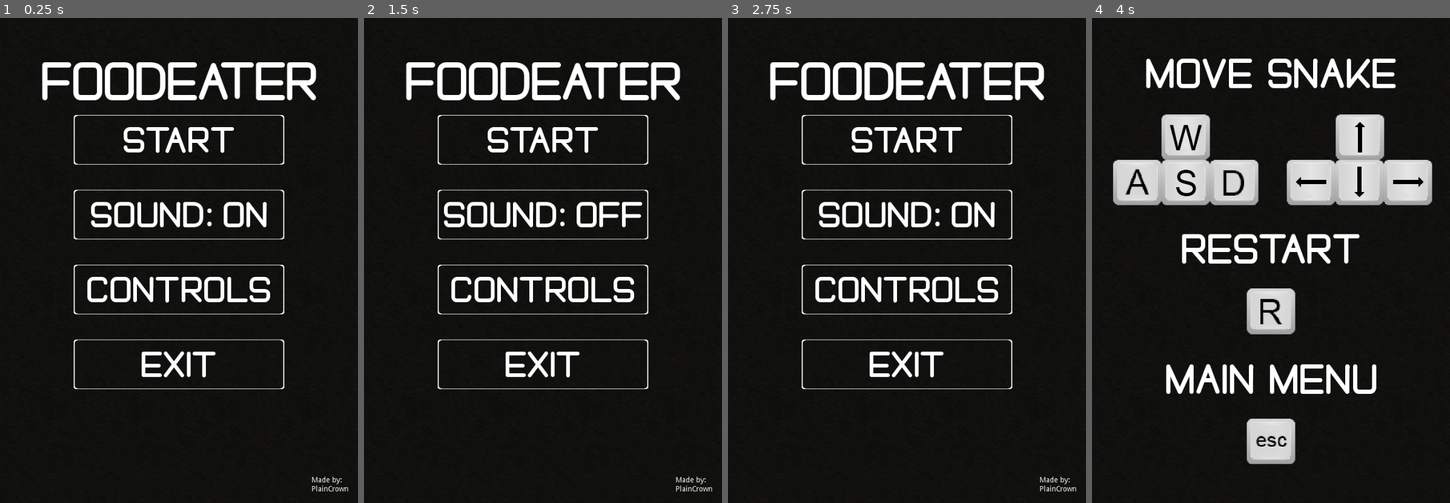
Above: before the commit, frames 1-4 (left to right).
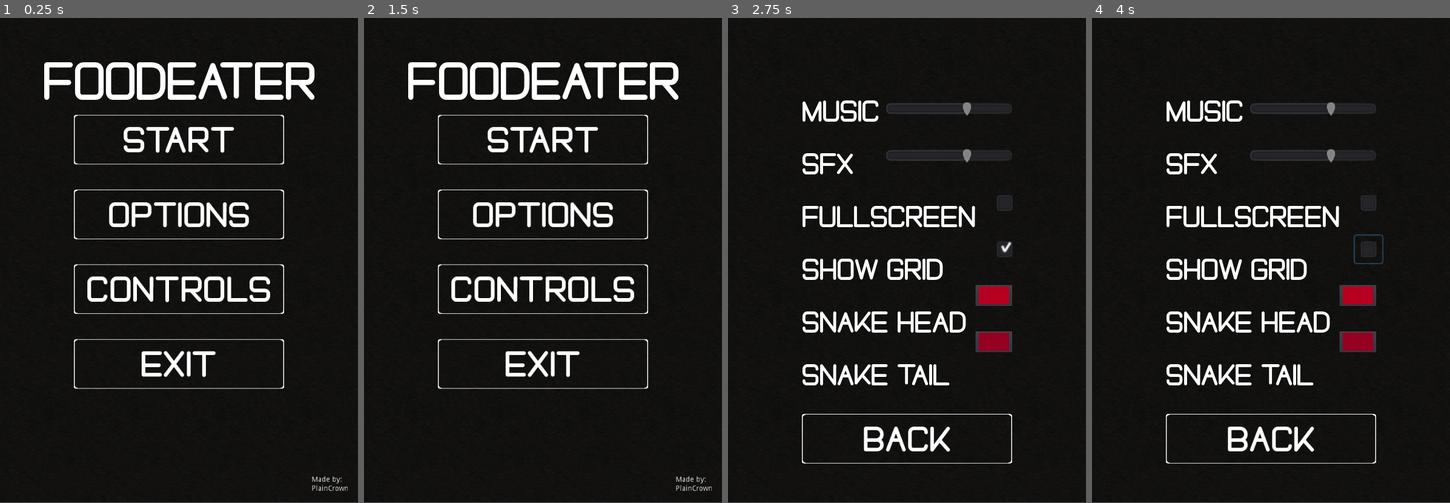
Above: after the commit, the same moments.

Repository: PlainCrown/foodeater
Game: Godot game, scene res://Scenes/MainMenu.tscn
The game is run twice, just before and just after one commit, with the same random seed, the same clock (stepped at 60 frames per second) and the same inputs. Sound files missing from this copy of the repository are replaced by a short silence.
Inputs (mouse positions are in pixels of both pictures, inside the frame that each line leads up to):
- Up to frame 1 (0.25 s): no input
- Up to frame 2 (1.5 s): click (543, 216) at 0.52 s; click (543, 439) at 1.27 s
- Up to frame 3 (2.75 s): click (907, 216) at 2.02 s
- Up to frame 4 (4 s): click (1271, 289) at 2.77 s; click (1367, 250) at 3.52 s
In our replay, the window is 591x800 before the commit and 591x799 after it. These sizes can differ from the game's own. Grey fills any space a smaller window leaves; there, only what the larger window draws over its background counts as a difference.

The runs differ from the first frame. In frame 1, 4.4% of the frame differs, in the area x 11-98%, y 9-98%; in frame 2, 4.7%; in frame 3, 14%; in frame 4, 22%, in the area x 5-96%, y 8-92%.

Commit message:
Added options menu

Diff:
--- /dev/null
+++ b/Assets/UI/label_font_theme.tres
@@ -0,0 +1,12 @@
+[gd_resource type="Theme" load_steps=3 format=2]
+
+[ext_resource path="res://Assets/Fonts/FREELAH.otf" type="DynamicFontData" id=1]
+
+[sub_resource type="DynamicFont" id=1]
+size = 56
+extra_spacing_top = 20
+extra_spacing_bottom = 20
+font_data = ExtResource( 1 )
+
+[resource]
+Label/fonts/font = SubResource( 1 )
--- a/Scenes/Frog.tscn
+++ b/Scenes/Frog.tscn
@@ -16,6 +16,6 @@
 shape = SubResource( 1 )
 
 [node name="FrogTimer" type="Timer" parent="."]
-wait_time = 4.0
+wait_time = 4.2
 one_shot = true
 [connection signal="timeout" from="FrogTimer" to="." method="_on_FrogTimer_timeout"]
--- a/Scenes/Game.tscn
+++ b/Scenes/Game.tscn
@@ -6,7 +6,8 @@
 [ext_resource path="res://Scenes/FoodArea.tscn" type="PackedScene" id=4]
 [ext_resource path="res://Scenes/Frog.tscn" type="PackedScene" id=5]
 [ext_resource path="res://Scenes/UI.tscn" type="PackedScene" id=6]
-[ext_resource path="res://Scenes/SnakeBody.tscn" type="PackedScene" id=7]
+[ext_resource path="res://Assets/Sound/eat.wav" type="AudioStream" id=7]
+[ext_resource path="res://Scenes/SnakeBody.tscn" type="PackedScene" id=8]
 
 [node name="Game" type="Node2D"]
 script = ExtResource( 1 )
@@ -93,7 +94,10 @@
 [node name="ResetTimer" type="Timer" parent="."]
 one_shot = true
 
-[node name="SnakeBody" parent="." instance=ExtResource( 7 )]
+[node name="AudioStreamPlayer" type="AudioStreamPlayer" parent="."]
+stream = ExtResource( 7 )
+
+[node name="SnakeBody" parent="." instance=ExtResource( 8 )]
 position = Vector2( 120, 320 )
 [connection signal="area_entered" from="FoodArea" to="SnakeBody" method="_on_FoodArea_area_entered"]
 [connection signal="timeout" from="ResetTimer" to="." method="_on_ResetTimer_timeout"]
--- a/Scenes/MainMenu.tscn
+++ b/Scenes/MainMenu.tscn
@@ -3,16 +3,16 @@
 [ext_resource path="res://Scripts/MainMenu.gd" type="Script" id=1]
 [ext_resource path="res://Assets/Backgrounds/MenuBackground.png" type="Texture" id=2]
 [ext_resource path="res://Assets/UI/start_image.png" type="Texture" id=3]
-[ext_resource path="res://Assets/UI/sound_on_image.png" type="Texture" id=4]
-[ext_resource path="res://Assets/UI/sound_off_image.png" type="Texture" id=5]
-[ext_resource path="res://Assets/UI/controls_image.png" type="Texture" id=6]
-[ext_resource path="res://Assets/UI/exit_image.png" type="Texture" id=7]
-[ext_resource path="res://Assets/Fonts/FREELAH.otf" type="DynamicFontData" id=8]
-[ext_resource path="res://Assets/UI/SnakeControls.png" type="Texture" id=9]
+[ext_resource path="res://Assets/UI/options_image.png" type="Texture" id=4]
+[ext_resource path="res://Assets/UI/controls_image.png" type="Texture" id=5]
+[ext_resource path="res://Assets/UI/exit_image.png" type="Texture" id=6]
+[ext_resource path="res://Assets/Fonts/FREELAH.otf" type="DynamicFontData" id=7]
+[ext_resource path="res://Assets/UI/SnakeControls.png" type="Texture" id=8]
+[ext_resource path="res://Assets/UI/back_image.png" type="Texture" id=9]
 
 [sub_resource type="DynamicFont" id=1]
 size = 100
-font_data = ExtResource( 8 )
+font_data = ExtResource( 7 )
 
 [node name="MainMenu" type="Control"]
 anchor_right = 1.0
@@ -41,25 +41,24 @@
 margin_bottom = 138.0
 texture_normal = ExtResource( 3 )
 
-[node name="Sound" type="TextureButton" parent="MarginContainer/VBoxContainer"]
+[node name="Options" type="TextureButton" parent="MarginContainer/VBoxContainer"]
 margin_top = 142.0
 margin_right = 400.0
 margin_bottom = 280.0
 toggle_mode = true
 texture_normal = ExtResource( 4 )
-texture_pressed = ExtResource( 5 )
 
 [node name="Controls" type="TextureButton" parent="MarginContainer/VBoxContainer"]
 margin_top = 284.0
 margin_right = 400.0
 margin_bottom = 422.0
-texture_normal = ExtResource( 6 )
+texture_normal = ExtResource( 5 )
 
 [node name="Exit" type="TextureButton" parent="MarginContainer/VBoxContainer"]
 margin_top = 426.0
 margin_right = 400.0
 margin_bottom = 564.0
-texture_normal = ExtResource( 7 )
+texture_normal = ExtResource( 6 )
 
 [node name="Snake" type="Label" parent="."]
 margin_left = 16.0
@@ -85,11 +84,23 @@
 visible = false
 margin_right = 40.0
 margin_bottom = 40.0
-texture = ExtResource( 9 )
+texture = ExtResource( 8 )
+__meta__ = {
+"_edit_lock_": true
+}
+
+[node name="ControlsBack" type="TextureButton" parent="."]
+visible = false
+margin_left = 140.0
+margin_top = 730.0
+margin_right = 540.0
+margin_bottom = 868.0
+texture_normal = ExtResource( 9 )
 __meta__ = {
 "_edit_lock_": true
 }
 [connection signal="pressed" from="MarginContainer/VBoxContainer/Start" to="." method="_on_Start_pressed"]
-[connection signal="toggled" from="MarginContainer/VBoxContainer/Sound" to="." method="_on_Sound_toggled"]
+[connection signal="pressed" from="MarginContainer/VBoxContainer/Options" to="." method="_on_Options_pressed"]
 [connection signal="pressed" from="MarginContainer/VBoxContainer/Controls" to="." method="_on_Controls_pressed"]
 [connection signal="pressed" from="MarginContainer/VBoxContainer/Exit" to="." method="_on_Exit_pressed"]
+[connection signal="pressed" from="ControlsBack" to="." method="_on_ControlsBack_pressed"]
--- /dev/null
+++ b/Scenes/Options.tscn
@@ -0,0 +1,163 @@
+[gd_scene load_steps=6 format=2]
+
+[ext_resource path="res://Scripts/Options.gd" type="Script" id=1]
+[ext_resource path="res://Assets/Backgrounds/MenuBackground.png" type="Texture" id=2]
+[ext_resource path="res://Assets/UI/label_font_theme.tres" type="Theme" id=3]
+[ext_resource path="res://Assets/UI/back_image.png" type="Texture" id=4]
+[ext_resource path="res://Assets/Sound/eat.wav" type="AudioStream" id=5]
+
+[node name="Options" type="Control"]
+anchor_right = 1.0
+anchor_bottom = 1.0
+script = ExtResource( 1 )
+
+[node name="TextureRect" type="TextureRect" parent="."]
+margin_right = 40.0
+margin_bottom = 40.0
+texture = ExtResource( 2 )
+__meta__ = {
+"_edit_lock_": true
+}
+
+[node name="MarginContainer" type="MarginContainer" parent="."]
+margin_left = 140.0
+margin_top = 130.0
+margin_right = 540.0
+__meta__ = {
+"_edit_group_": true,
+"_edit_lock_": true
+}
+
+[node name="VBoxContainer" type="VBoxContainer" parent="MarginContainer"]
+margin_right = 400.0
+margin_bottom = 672.0
+
+[node name="MusicLabel" type="Label" parent="MarginContainer/VBoxContainer"]
+margin_right = 400.0
+margin_bottom = 85.0
+theme = ExtResource( 3 )
+text = "Music"
+
+[node name="SFXLabel" type="Label" parent="MarginContainer/VBoxContainer"]
+margin_top = 89.0
+margin_right = 400.0
+margin_bottom = 174.0
+theme = ExtResource( 3 )
+text = "SFX"
+
+[node name="FullscreenLabel" type="Label" parent="MarginContainer/VBoxContainer"]
+margin_top = 178.0
+margin_right = 400.0
+margin_bottom = 263.0
+theme = ExtResource( 3 )
+text = "Fullscreen"
+
+[node name="ShowGridLabel" type="Label" parent="MarginContainer/VBoxContainer"]
+margin_top = 267.0
+margin_right = 400.0
+margin_bottom = 352.0
+theme = ExtResource( 3 )
+text = "Show grid"
+
+[node name="HeadLabel" type="Label" parent="MarginContainer/VBoxContainer"]
+margin_top = 356.0
+margin_right = 400.0
+margin_bottom = 441.0
+theme = ExtResource( 3 )
+text = "Snake head "
+
+[node name="TailLabel" type="Label" parent="MarginContainer/VBoxContainer"]
+margin_top = 445.0
+margin_right = 400.0
+margin_bottom = 530.0
+theme = ExtResource( 3 )
+text = "Snake tail"
+
+[node name="BackButton" type="TextureButton" parent="MarginContainer/VBoxContainer"]
+margin_top = 534.0
+margin_right = 400.0
+margin_bottom = 672.0
+texture_normal = ExtResource( 4 )
+
+[node name="MusicSlider" type="HSlider" parent="."]
+margin_left = 300.0
+margin_top = 156.0
+margin_right = 420.0
+margin_bottom = 172.0
+rect_min_size = Vector2( 120, 16 )
+rect_scale = Vector2( 2, 2 )
+min_value = -40.0
+max_value = 5.0
+value = -10.0
+__meta__ = {
+"_edit_lock_": true
+}
+
+[node name="SFXSlider" type="HSlider" parent="."]
+margin_left = 300.0
+margin_top = 245.0
+margin_right = 420.0
+margin_bottom = 261.0
+rect_min_size = Vector2( 120, 16 )
+rect_scale = Vector2( 2, 2 )
+min_value = -50.0
+max_value = -5.0
+value = -20.0
+ticks_on_borders = true
+__meta__ = {
+"_edit_lock_": true
+}
+
+[node name="FullscreenCheck" type="CheckBox" parent="."]
+margin_left = 499.0
+margin_top = 325.0
+margin_right = 523.0
+margin_bottom = 349.0
+rect_scale = Vector2( 2.2, 2.2 )
+__meta__ = {
+"_edit_lock_": true
+}
+
+[node name="ShowGridCheck" type="CheckBox" parent="."]
+margin_left = 499.0
+margin_top = 413.0
+margin_right = 523.0
+margin_bottom = 437.0
+rect_scale = Vector2( 2.2, 2.2 )
+pressed = true
+__meta__ = {
+"_edit_lock_": true
+}
+
+[node name="HeadColor" type="ColorPickerButton" parent="."]
+margin_left = 470.0
+margin_top = 507.0
+margin_right = 540.0
+margin_bottom = 547.0
+rect_min_size = Vector2( 70, 40 )
+color = Color( 0.72, 0, 0.13, 1 )
+__meta__ = {
+"_edit_lock_": true
+}
+
+[node name="TailColor" type="ColorPickerButton" parent="."]
+margin_left = 470.0
+margin_top = 595.0
+margin_right = 540.0
+margin_bottom = 635.0
+rect_min_size = Vector2( 70, 40 )
+color = Color( 0.59, 0, 0.13, 1 )
+__meta__ = {
+"_edit_lock_": true
+}
+
+[node name="AudioStreamPlayer" type="AudioStreamPlayer" parent="."]
+stream = ExtResource( 5 )
+[connection signal="pressed" from="MarginContainer/VBoxContainer/BackButton" to="." method="_on_BackButton_pressed"]
+[connection signal="value_changed" from="MusicSlider" to="." method="_on_MusicSlider_value_changed"]
+[connection signal="value_changed" from="SFXSlider" to="." method="_on_SFXSlider_value_changed"]
+[connection signal="toggled" from="FullscreenCheck" to="." method="_on_FullscreenCheck_toggled"]
+[connection signal="toggled" from="ShowGridCheck" to="." method="_on_ShowGridCheck_toggled"]
+[connection signal="color_changed" from="HeadColor" to="." method="_on_HeadColor_color_changed"]
+[connection signal="color_changed" from="TailColor" to="." method="_on_TailColor_color_changed"]
+[connection signal="finished" from="AudioStreamPlayer" to="." method="_on_AudioStreamPlayer_finished"]
--- a/Scenes/Tail.tscn
+++ b/Scenes/Tail.tscn
@@ -1,7 +1,7 @@
 [gd_scene load_steps=4 format=2]
 
 [ext_resource path="res://Scripts/Tail.gd" type="Script" id=1]
-[ext_resource path="res://Assets/Sprites/TailBody.png" type="Texture" id=2]
+[ext_resource path="res://Assets/Sprites/SnakeBody.png" type="Texture" id=2]
 
 [sub_resource type="RectangleShape2D" id=1]
 extents = Vector2( 2, 2 )
--- a/Scripts/Autoload.gd
+++ b/Scripts/Autoload.gd
@@ -9,19 +9,26 @@
 const NORMAL = 3.5
 const FAST = 4.5
 
+var music_volume: int = -10 setget music_volume_change
+var sfx_volume: int = -20 setget sfx_volume_change
+var fullscreen: bool = false
+var show_grid: bool = true
+var head_color: Color = Color(0.72, 0, 0.13, 1) setget head_color_change
+var tail_color: Color = Color(0.59, 0, 0.13, 1) setget tail_color_change
+
 var tile_size := 40
 var snake_speed := NORMAL
 var best_score := 0
 var obstacles := false
 var just_started := true
 var moving := true
-var tail_scale := 0.999
+var tail_scale := 0.998
 var sound := true setget music_switch
 var music_player := AudioStreamPlayer.new()
 var all_last_pos := []
 var all_current_pos := []
 var all_next_pos := []
-# this variable helps SnakeBody.gd tell default nodes apart from tail nodes that get added later
+# this variable helps SnakeBody.gd tell default nodes apart from the tail nodes that are added later
 var default_node_count = null
 
 
@@ -29,7 +36,7 @@
 	# adds and starts a music player that persists through scene changes
 	get_viewport().get_node("/root").call_deferred("add_child", music_player)
 	music_player.stream = music_file
-	music_player.volume_db = -14
+	music_player.volume_db = music_volume
 	music_player.play()
 
 
@@ -40,3 +47,28 @@
 		music_player.play()
 	else:
 		music_player.stop()
+
+
+func music_volume_change(value: int) -> void:
+	"""Stores and adjusts the music volume setting."""
+	music_volume = value
+	if music_volume == -40:
+		music_volume = -1000
+	music_player.volume_db = music_volume
+
+
+func sfx_volume_change(value: int) -> void:
+	"""Stores and adjusts the sound effect volume setting."""
+	sfx_volume = value
+	if sfx_volume == -50:
+		sfx_volume = -1000
+
+
+func head_color_change(new_color: Color) -> void:
+	"""Stores and adjusts the color of the snake's head."""
+	head_color = new_color
+
+
+func tail_color_change(new_color: Color) -> void:
+	"""Stores and adjusts the color of the snake's tail."""
+	tail_color = new_color
--- a/Scripts/Frog.gd
+++ b/Scripts/Frog.gd
@@ -11,7 +11,7 @@
 var last_pos = null
 
 
-func _ready():
+func _ready() -> void:
 	visible = false
 	frog_collision.disabled = true
 
@@ -24,8 +24,8 @@
 		UI.add_points(name)
 
 
-func spawn_attempt():
-	var random = rand_range(0, 100)
+func spawn_attempt() -> void:
+	var random := rand_range(0, 100)
 	if random < 7:
 		spawn()
 
@@ -46,6 +46,6 @@
 	frog_timer.start()
 
 
-func _on_FrogTimer_timeout():
+func _on_FrogTimer_timeout() -> void:
 	frog_collision.disabled = true
 	visible = false
--- a/Scripts/Game.gd
+++ b/Scripts/Game.gd
@@ -7,6 +7,9 @@
 onready var UI := $UI
 onready var reset_timer := $ResetTimer
 onready var frog := $Frog
+onready var audio_player := $AudioStreamPlayer
+
+const EAT_SOUND = preload("res://Assets/Sound/eat.wav")
 
 var just_reset := false
 var tail_scene := preload("res://Scenes/Tail.tscn")
@@ -16,8 +19,9 @@
 	# tells the autoload how many nodes there are
 	# used in SnakeBody.gd to tell tail nodes apart from default nodes
 	Autoload.just_started = true
-	Autoload.tail_scale = 0.999
+	Autoload.tail_scale = 0.998
 	Autoload.default_node_count = get_child_count()
+	audio_player.volume_db = Autoload.sfx_volume
 	# creates the first tail at the beginning of the game
 	add_tail("")
 
@@ -32,6 +36,9 @@
 	# adds any tail after the first one
 	# SnakeBody always has to be at the bottom of the node tree
 	if last_tail.name != "SnakeBody":
+		audio_player.stream = EAT_SOUND
+		audio_player.pitch_scale = rand_range(0.9, 1)
+		audio_player.play()
 		tail.current_pos = last_tail.last_pos
 		tail.current_dir = last_tail.last_dir
 		tail.next_pos = last_tail.current_pos
@@ -89,6 +96,7 @@
 		if not just_reset:
 			just_reset = true
 			reset_timer.start()
+			Autoload.tail_scale = 0.998
 			# deletes all tail nodes
 			for i in get_children():
 				if "Tail" in i.name:
--- a/Scripts/GridVisualizer.gd
+++ b/Scripts/GridVisualizer.gd
@@ -9,12 +9,13 @@
 
 
 func _draw() -> void:
-	# draws the grid in-game
-	for x in range(quadrant_size + 1):
-		var col_pos := x * Autoload.tile_size
-		var limit := quadrant_size * Autoload.tile_size
-		draw_line(Vector2(col_pos, 0), Vector2(col_pos, limit), LINE_COLOR, LINE_WIDTH)
-	for y in range(quadrant_size + 1):
-		var row_pos := y * Autoload.tile_size
-		var limit := quadrant_size * Autoload.tile_size
-		draw_line(Vector2(0, row_pos), Vector2(limit, row_pos), LINE_COLOR, LINE_WIDTH)
+	if Autoload.show_grid:
+		# draws the grid in-game
+		for x in range(quadrant_size + 1):
+			var col_pos := x * Autoload.tile_size
+			var limit := quadrant_size * Autoload.tile_size
+			draw_line(Vector2(col_pos, 0), Vector2(col_pos, limit), LINE_COLOR, LINE_WIDTH)
+		for y in range(quadrant_size + 1):
+			var row_pos := y * Autoload.tile_size
+			var limit := quadrant_size * Autoload.tile_size
+			draw_line(Vector2(0, row_pos), Vector2(limit, row_pos), LINE_COLOR, LINE_WIDTH)
--- a/Scripts/MainMenu.gd
+++ b/Scripts/MainMenu.gd
@@ -3,16 +3,8 @@
 """Controls the functionality of all the buttons on the main menu screen."""
 
 onready var controls_page := $ControlsPage
-onready var sound := $MarginContainer/VBoxContainer/Sound
-
-
-func _ready() -> void:
-	# hides the controls page when the game is started and makes the sound button remain toggled
-	controls_page.hide()
-	if Autoload.sound == true:
-		sound.pressed = false
-	else:
-		sound.pressed = true
+onready var controls_back := $ControlsBack
+onready var options := $MarginContainer/VBoxContainer/Options
 
 
 func _on_Start_pressed() -> void:
@@ -20,8 +12,13 @@
 	get_tree().change_scene("res://Scenes/GameSelect.tscn")
 
 
+func _on_Options_pressed() -> void:
+	get_tree().change_scene("res://Scenes/Options.tscn")
+
+
 func _on_Controls_pressed() -> void:
 	# shows the controls page
+	controls_back.show()
 	controls_page.show()
 
 
@@ -30,15 +27,13 @@
 	get_tree().quit()
 
 
-func _on_Sound_toggled(button_pressed: InputEvent) -> void:
-	# if toggled turns off all sound and music by setting the sound variable in autoload to false
-	if Autoload.sound == false:
-		Autoload.sound = true
-	else:
-		Autoload.sound = false
-
-
 func _unhandled_key_input(event: InputEventKey) -> void:
 	# hides the controls page when escape is pressed
 	if event.scancode == KEY_ESCAPE:
+		controls_back.hide()
 		controls_page.hide()
+
+
+func _on_ControlsBack_pressed() -> void:
+	controls_back.hide()
+	controls_page.hide()
--- /dev/null
+++ b/Scripts/Options.gd
@@ -0,0 +1,78 @@
+extends Control
+
+"""Controls changes made in the options menu"""
+
+onready var music_slider := $MusicSlider
+onready var sfx_slider := $SFXSlider
+onready var fullscreen_check := $FullscreenCheck
+onready var show_grid_check := $ShowGridCheck
+onready var head_color := $HeadColor
+onready var tail_color := $TailColor
+onready var audio_player := $AudioStreamPlayer
+
+var playing := true
+
+
+func _ready() -> void:
+	"""Sets all of the options menu values to the values stored in the autoload."""
+	music_slider.value = Autoload.music_volume
+	sfx_slider.value = Autoload.sfx_volume
+	fullscreen_check.pressed = Autoload.fullscreen
+	show_grid_check.pressed = Autoload.show_grid
+	head_color.color = Autoload.head_color
+	tail_color.color = Autoload.tail_color
+	"""Prevents the sound effect test sound from playing as soon as the options menu scene is opened."""
+	playing = false
+
+
+func _on_MusicSlider_value_changed(value: int) -> void:
+	"""Changes the music volume."""
+	Autoload.music_volume = value
+
+
+func _on_SFXSlider_value_changed(value: int) -> void:
+	"""Changes the sound effect volume."""
+	Autoload.sfx_volume = value
+	audio_player.volume_db = value
+	if not playing:
+		playing = true
+		audio_player.play()
+
+
+func _on_AudioStreamPlayer_finished() -> void:
+	"""Prevents the sound effect test from playing again until the previous test has finished."""
+	playing = false
+
+
+func _on_FullscreenCheck_toggled(button_pressed: InputEventMouse) -> void:
+	"""Switches the fullscreen mode on and off."""
+	OS.window_fullscreen = !OS.window_fullscreen
+	Autoload.fullscreen = !Autoload.fullscreen
+
+
+func _on_ShowGridCheck_toggled(button_pressed: InputEventMouse) -> void:
+	Autoload.show_grid = !Autoload.show_grid
+	print(Autoload.show_grid)
+
+
+func _on_HeadColor_color_changed(color: Color) -> void:
+	"""Changes the color of the paddles."""
+	Autoload.head_color = color
+
+
+func _on_TailColor_color_changed(color: Color) -> void:
+	"""Changes the color of the paddles."""
+	Autoload.tail_color = color
+
+
+func _on_BackButton_pressed():
+	"""Exits the options menu when the back button is clicked."""
+#	Autoload.save_config(null)
+	get_tree().change_scene("res://Scenes/MainMenu.tscn")
+
+
+func _unhandled_key_input(event: InputEventKey) -> void:
+	"""Exits the options menu when the escape key is pressed."""
+	if event.scancode == KEY_ESCAPE:
+#		Autoload.save_config(null)
+		get_tree().change_scene("res://Scenes/MainMenu.tscn")
--- a/Scripts/SnakeBody.gd
+++ b/Scripts/SnakeBody.gd
@@ -8,7 +8,10 @@
 onready var UI := $"../UI"
 onready var snake_pos := $"../SnakePosition"
 onready var frog := $"../Frog"
+onready var audio_player := $"../AudioStreamPlayer"
+onready var snake_sprite := $SnakeSprite
 
+const CRASH_SOUND = preload("res://Assets/Sound/crash.wav")
 const LEFT = Vector2(-1, 0)
 const RIGHT = Vector2(1, 0)
 const UP = Vector2(0, -1)
@@ -25,6 +28,7 @@
 
 func _ready() -> void:
 	# starts the snake's movement at the beginning of the game
+	snake_sprite.modulate = Autoload.head_color
 	reset()
 
 
@@ -70,6 +74,9 @@
 		# stops the snake and its tail from moving when it collides with a wall or itself
 		if collision != null:
 			Autoload.moving = false
+			audio_player.stream = CRASH_SOUND
+			audio_player.pitch_scale = 1
+			audio_player.play()
 			UI.score_check()
 			UI.show_reset_request()
 
--- a/Scripts/Tail.gd
+++ b/Scripts/Tail.gd
@@ -12,9 +12,10 @@
 var directions := []
 
 
-func _ready():
+func _ready() -> void:
 	$TailSprite.scale = Vector2(Autoload.tail_scale, Autoload.tail_scale)
-	Autoload.tail_scale -= 0.001
+	$TailSprite.modulate = Autoload.tail_color
+	Autoload.tail_scale -= 0.002
 
 
 func _process(delta: float) -> void:
--- a/project.godot
+++ b/project.godot
@@ -26,6 +26,8 @@
 
 window/size/width=680
 window/size/height=920
+window/stretch/mode="2d"
+window/stretch/aspect="keep"
 
 [input]
 
Not shown, added: Assets/Sound/crash.wav.import
Not shown, added: Assets/Sound/eat.wav.import
Binary file changed: Assets/Sprites/SnakeBody.png
Binary file removed: Assets/Sprites/TailBody.png
Binary file changed: Assets/UI/SnakeControls.png
Binary file added: Assets/UI/options_image.png
Not shown, changed: Assets/UI/options_image.png.import
Not shown: 1 places in Scenes/Game.tscn that only renumber resources
Not shown, changed: export_presets.cfg
Not shown, added: Assets/Sound/crash.wav
Not shown, added: Assets/Sound/eat.wav
